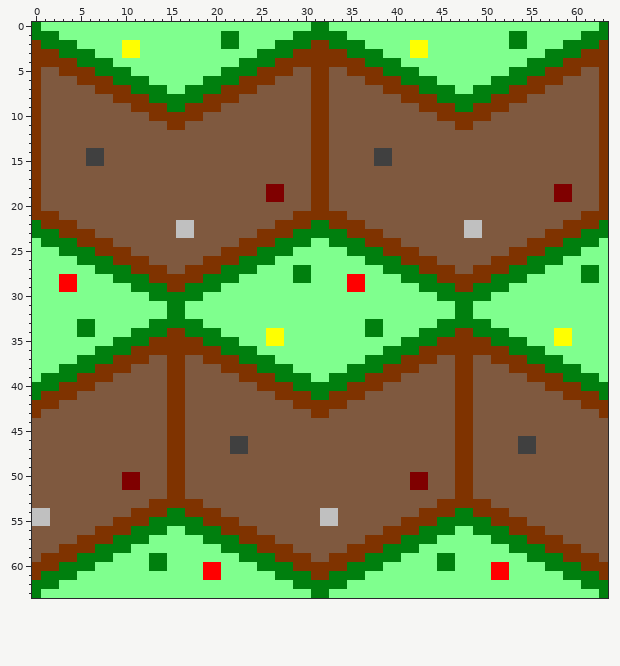
One commit to this pixel-art sprite: resourses/graphics/ad_1_64.png. Above is the file before it was changed.
The file is 64x64 pixels.
The result:
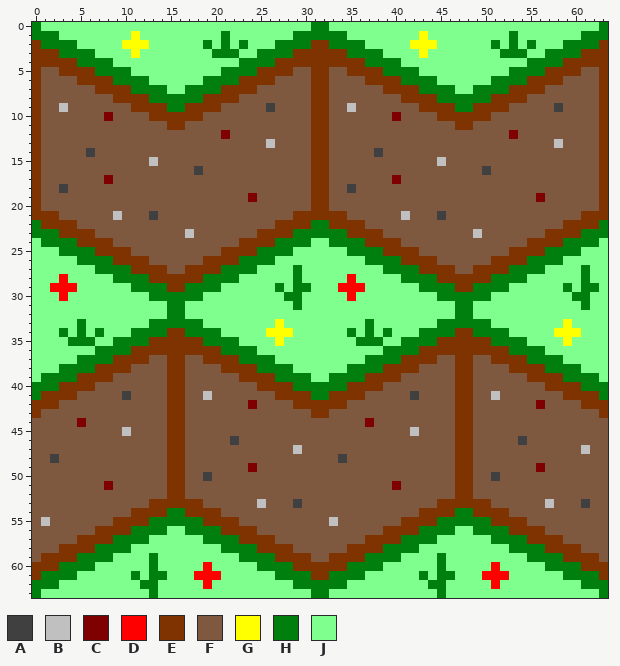
Palette (. is transparent): A #404040  B #c0c0c0  C #7f0000  D #ff0000  E #7f3300  F #7f593f  G #ffff00  H #007f0e  J #7fff8e
Diff:
Changed rows in their new state; - is an unchanged pixel.
first column x 10:
 1 -G----------J--------------------G----------J-
 2 --G------H--JH--------------------G------H--JH
 3 J---------HHH-------------------J---------HHH-
first column x 3:
 9 B----------------------A--------B----------------------A-
10 -----C-------------------------------C-------------------
12 ------------------C-------------------------------C------
13 -----------------------B-------------------------------B-
14 ----F-------------------------------F--------------------
15 ---FF-----B------------------------FF-----B--------------
16 ---------------A-------------------------------A---------
17 -----C-------------------------------C-------------------
18 A----------------------FF-------A----------------------FF
19 ---------------------C-FF----------------------------C-FF
21 ------B---A---------------------------B---A--------------
22 -------------FF------------------------------FF----------
23 -------------F-------------------------------F-----------
first column x 2:
27 ----------------------------J-------------------------------J
28 --J-------------------------J-----J-------------------------J
29 D------------------------H-HH---D------------------------H-HH
30 -D------------------------HH-----D------------------------HH-
31 ---------------------------H-------------------------------H-
33 ----J--------------------G----------J--------------------G---
34 -H--JH--------------------G------H--JH--------------------G--
35 --HHH-------------------J---------HHH-------------------J----
first column x 0:
41 ----------A--------B----------------------A--------B----------
42 ------------------------C-------------------------------C-----
44 -----C-------------------------------C------------------------
45 ----------B-------------------------------B-------------------
46 -----------------------F-------------------------------F------
47 ----------------------FF-----B------------------------FF-----B
48 --A-------------------------------A---------------------------
49 ------------------------C-------------------------------C-----
50 ----------FF-------A----------------------FF-------A----------
51 --------C-FF----------------------------C-FF------------------
53 -------------------------B---A---------------------------B---A
54 FF------------------------------FF----------------------------
55 F-------------------------------F-----------------------------
first column x 11:
59 ---J-------------------------------J------
60 ---J-----J-------------------------J-----J
61 H-HH---D------------------------H-HH---D--
62 -HH-----D------------------------HH-----D-
63 --H-------------------------------H-------
